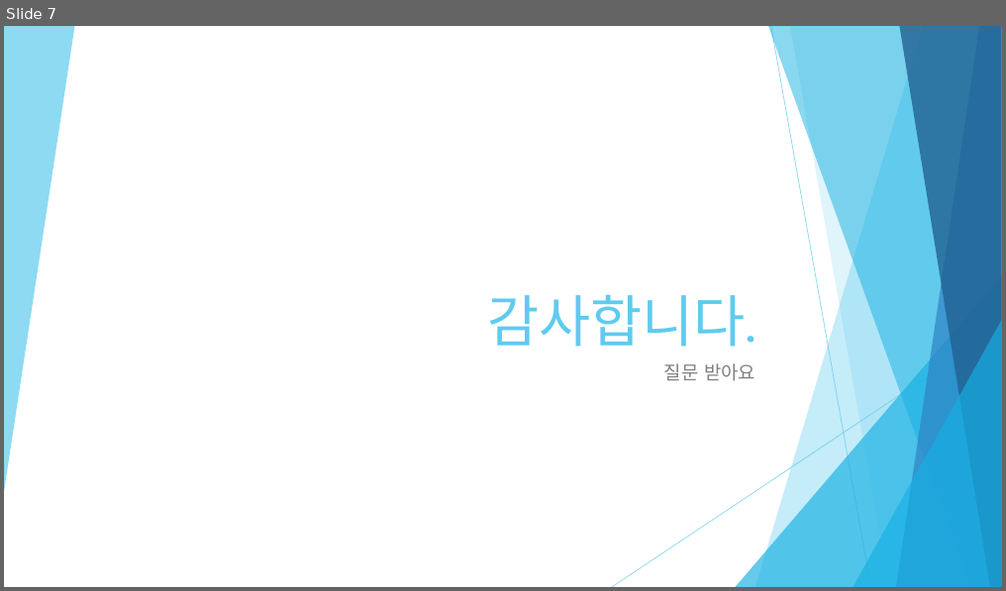
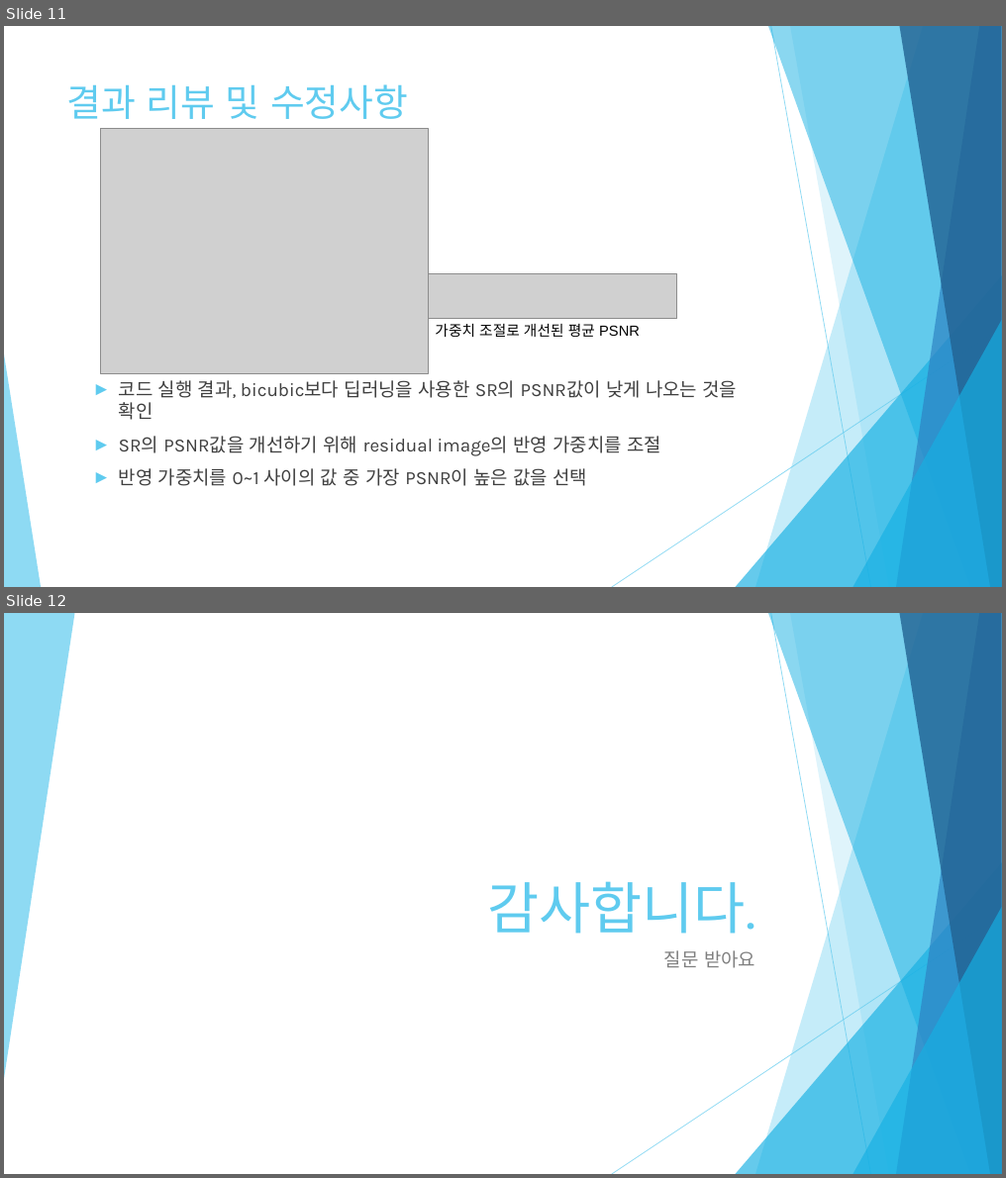
Before and after one commit to Refstop/Digital_Image_Process, a slide deck: term_project/report/DIP_Term_Project.pptx. Shown one above the other, each under a label of ours: slide 7 before the commit, slides 11 and 12 after it. The pictures are 1006x591 and 1006x1178 pixels, drawn with LibreOffice and Linux fonts; fonts in the diff are those of the drawing; grey boxes stand for pictures. Boxes give left, top, right and bottom in pixels: in the first picture for what was removed or moved away, otherwise in the second. Text is boxed around its words. In the diff, an @@ line names an element or a change of style, - is before the commit and + after.

```diff
--- a/term_project/report/DIP_Term_Project.pptx
+++ b/term_project/report/DIP_Term_Project.pptx
@@ slide 11 added at (4,26,1002,587), background #FFFFFF; not listed: 9 template elements that a slide beside it also shows @@
@@ title added at (67,84,408,119), 36 pt, text #5FCBEF @@
+결과 리뷰 및 수정사항
@@ picture added at (101,129,428,374) @@
@@ picture added at (428,274,677,318) @@
@@ text added at (435,324,640,337), 14 pt, text #000000 @@
+가중치 조절로 개선된 평균 PSNR
@@ triangle added at (4,355,41,587), fill #5FCBEF at 70% opacity @@
@@ text added at (119,380,738,486), 18 pt, text #3F3F3F @@
+► 코드 실행 결과, bicubic보다 딥러닝을 사용한 SR의 PSNR값이 낮게 나오는 것을 확인
+► SR의 PSNR값을 개선하기 위해 residual image의 반영 가중치를 조절
+► 반영 가중치를 0~1 사이의 값 중 가장 PSNR이 높은 값을 선택
@@ what was slide 7 is now slide 12 @@
```
Also in this commit, not shown: 2 slides changed, 8 other slides added, 4 slides removed, 19 other files.
